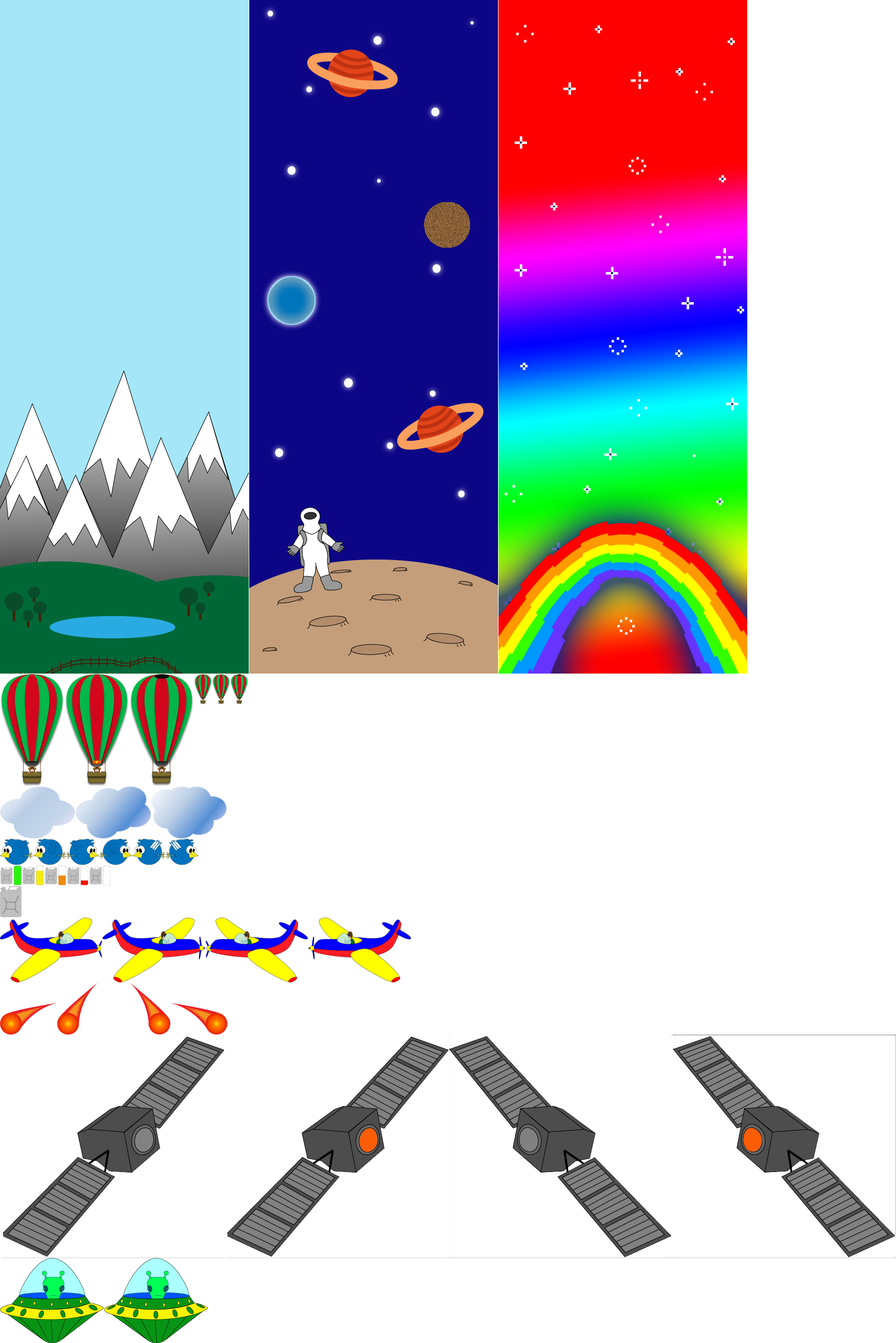
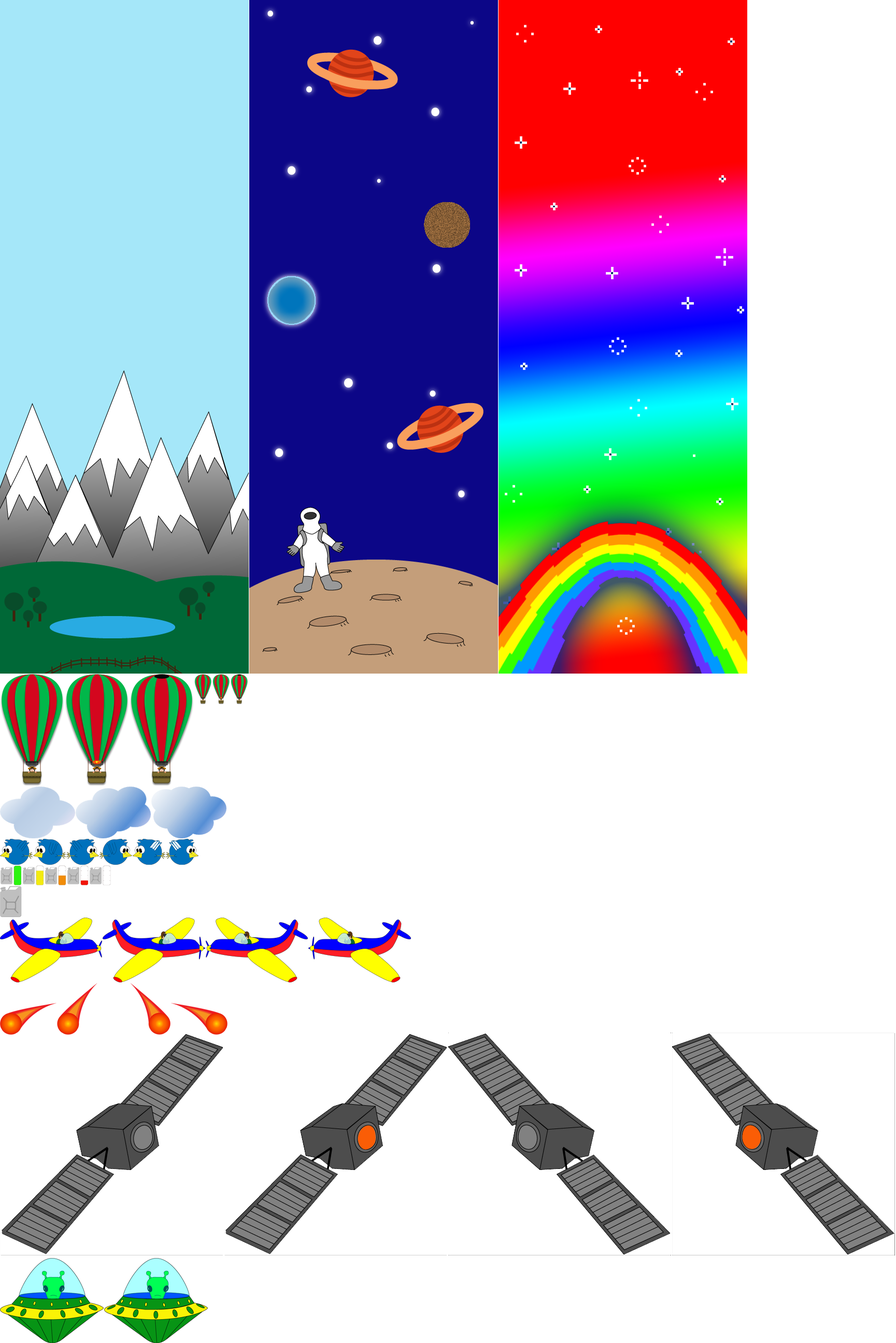
Comparing the layer stacks of the two 896 × 1343 images. Changes:
painted on "i_satellit_sprite" over (0, 1032, 896, 1259)
